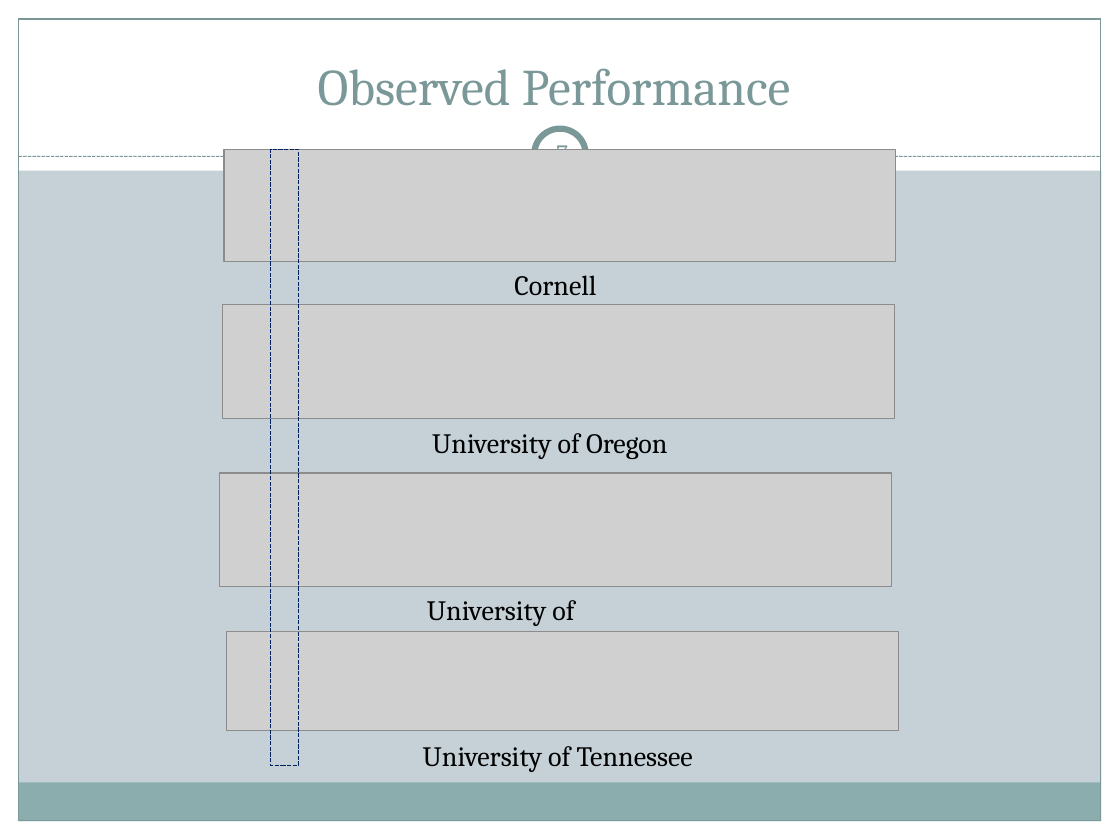
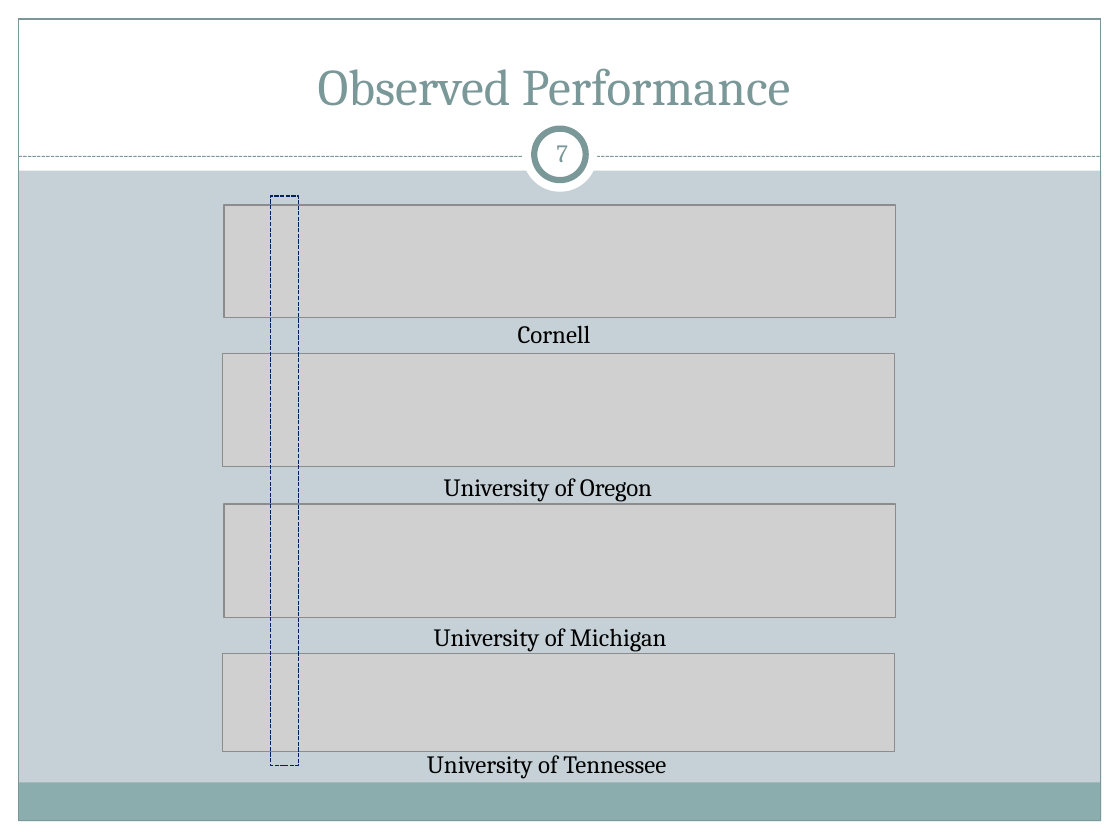
Before and after one commit to cs525-koala/documents, a slide deck: slide 7 of p2p/P2P Apps.pptx. Drawn at 1120x840 pixels with LibreOffice and Linux fonts; fonts in the diff are those of the drawing; grey boxes stand for pictures. Boxes give left, top, right and bottom in pixels: in the first picture for what was removed or moved away, otherwise in the second. Text is boxed around its words. In the diff, an @@ line names an element or a change of style, - is before the commit and + after.

```diff
--- a/p2p/P2P Apps.pptx
+++ b/p2p/P2P Apps.pptx
@@ picture: place and size @@
-picture at [224,149,896,261]
+picture at [224,205,896,317]
@@ rectangle: place and size @@
-rectangle at [271,149,299,765]
+rectangle at [271,196,299,765]
@@ text "Cornell": place and size @@
-text "Cornell" at [514,275,596,295]
+text "Cornell" at [518,325,591,343]
@@ picture: place and size @@
-picture at [223,305,895,418]
+picture at [223,353,895,466]
@@ size 18 to 16 pt in 4 elements at [427,751,666,778], [434,628,667,652], [518,325,591,343], [444,478,652,502] @@
@@ text "University of Oregon": place and size @@
-text "University of Oregon" at [432,433,667,459]
+text "University of Oregon" at [444,478,652,502]
@@ picture: place and size @@
-picture at [220,473,892,586]
+picture at [224,504,896,617]
@@ text "University of Michigan": place and size @@
-text "University of Michigan" at [427,600,574,632]
+text "University of Michigan" at [434,628,667,652]
@@ picture: place and size @@
-picture at [226,632,898,730]
+picture at [223,653,895,752]
```
Also in this commit, not shown: 47 other slides changed, 1 slide added, 2 slides removed.
